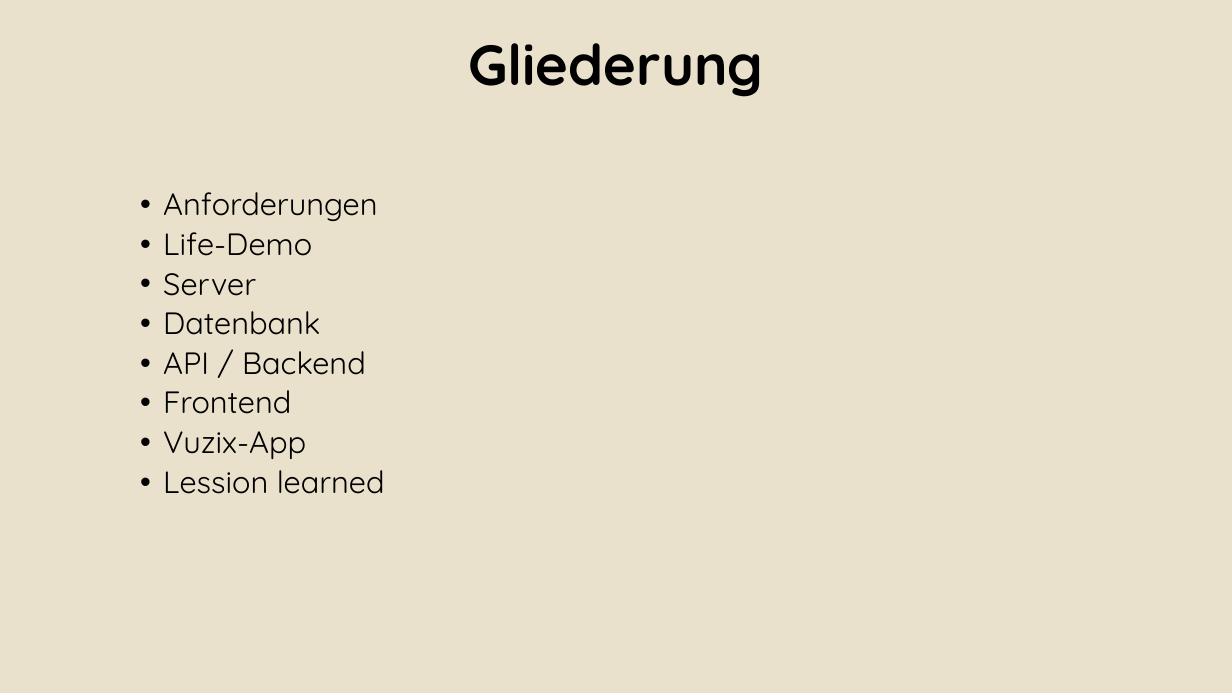
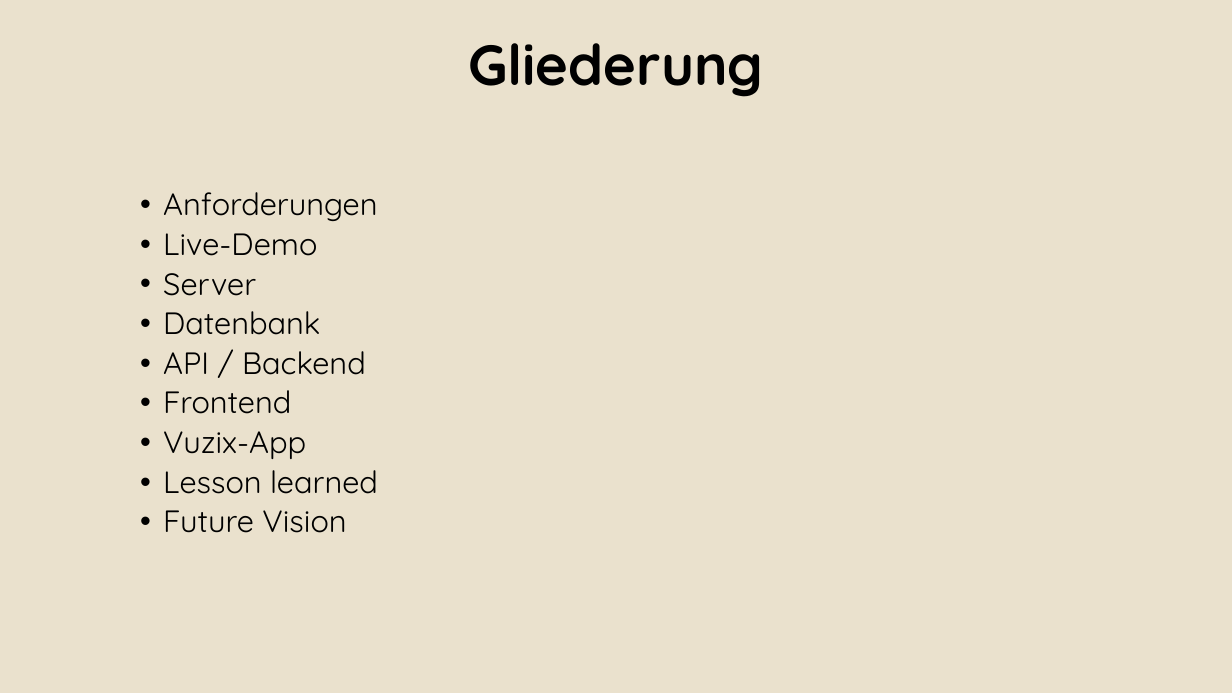
Before and after one commit to Alergeek/Dokumentation, a slide deck: slide 2 of Docs/AbschlussPräsi.pptx. Drawn at 1232x693 pixels with LibreOffice and Linux fonts; fonts in the diff are those of the drawing; background and template pictures are left out. Boxes give left, top, right and bottom in pixels: in the first picture for what was removed or moved away, otherwise in the second. Text is boxed around its words. In the diff, an @@ line names an element or a change of style, - is before the commit and + after.

Commit message:
ca

```diff
--- a/Docs/AbschlussPräsi.pptx
+++ b/Docs/AbschlussPräsi.pptx
@@ text at (x1=163, y1=233, x2=317, y2=256): text changed @@
-  • Life-Demo
+  • Live-Demo
@@ text at (x1=163, y1=470, x2=378, y2=533): text changed @@
-  • Lession learned
+  • Lesson learned
+  • Future Vision
```
Also in this commit, not shown: 11 other slides changed, 5 slides added, 6 slides removed.
